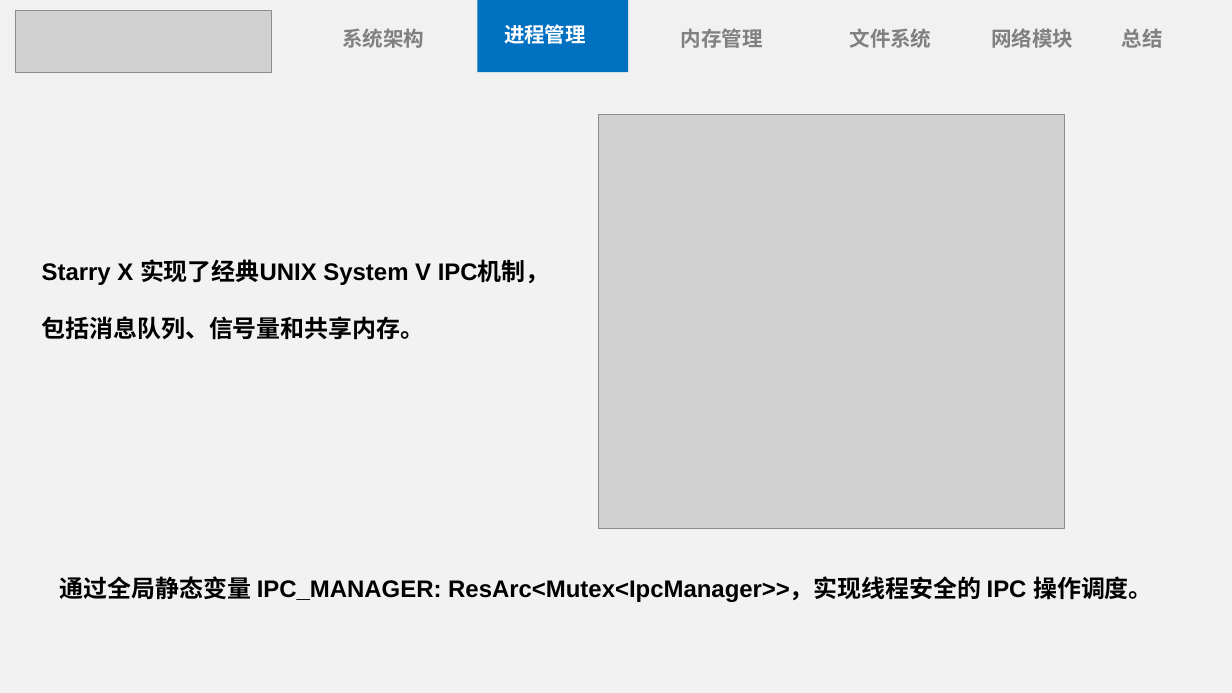
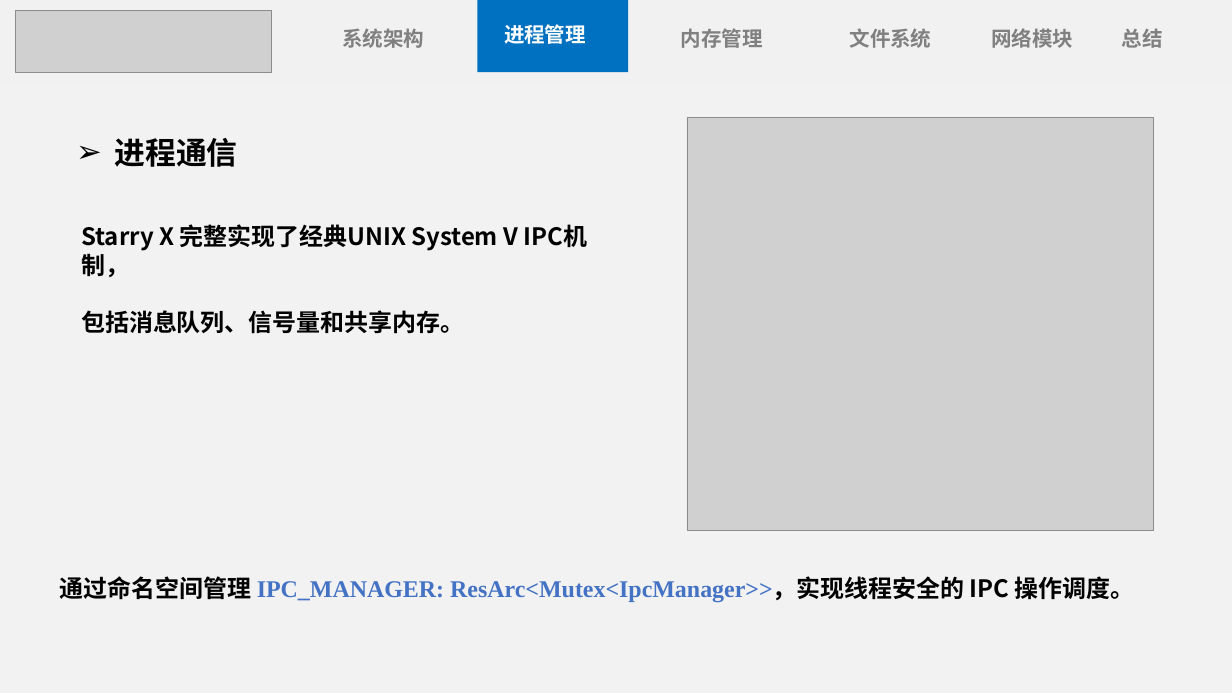
Before and after one commit to Anekoique/StarryX, a slide deck: slide 12 of docs/StarryX.pptx (slide 8 before the commit). Drawn at 1232x693 pixels with LibreOffice and Linux fonts; fonts in the diff are those of the drawing; grey boxes stand for pictures. Boxes give left, top, right and bottom in pixels: in the first picture for what was removed or moved away, otherwise in the second. Text is boxed around its words. In the diff, an @@ line names an element or a change of style, - is before the commit and + after.

```diff
--- a/docs/StarryX.pptx
+++ b/docs/StarryX.pptx
@@ picture moved from (x1=598, y1=115, x2=1064, y2=528) to (x1=687, y1=117, x2=1153, y2=530) @@
@@ text added at (x1=115, y1=138, x2=238, y2=167), 36 pt, text #000000, bold @@
+➢ 进程通信
@@ text "Starry X 完整实现了经典UNIX System V ..." moved from (x1=42, y1=259, x2=550, y2=340) to (x1=81, y1=224, x2=518, y2=334) @@
@@ text at (x1=81, y1=224, x2=518, y2=251): text changed; font Arial to Noto Sans CJK SC @@
-Starry X 实现了经典UNIX System V IPC机制，
+Starry X 完整实现了经典UNIX System V IPC机制，
@@ text at (x1=81, y1=310, x2=464, y2=334): font Arial to Noto Sans CJK SC in "包括消息队列、信号量和共享内存。" @@
@@ text at (x1=60, y1=576, x2=1134, y2=603): text changed; font Arial to Times New Roman; text colour #000000 to #4472C4 @@
-通过全局静态变量 IPC_MANAGER: ResArc<Mutex<IpcManager>>，实现线程安全的 IPC 操作调度。
+通过命名空间管理 IPC_MANAGER: ResArc<Mutex<IpcManager>>，实现线程安全的 IPC 操作调度。
```
Also in this commit, not shown: 18 other slides changed, 3 slides added, 1 slide removed, 3 other files.
